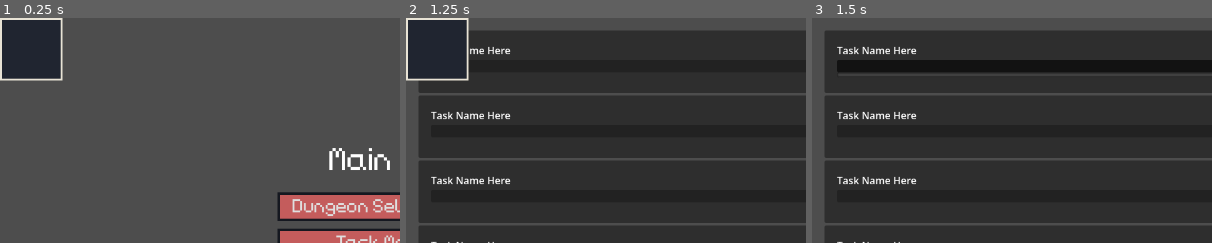
Above: before the commit, frames 1-3 (left to right).
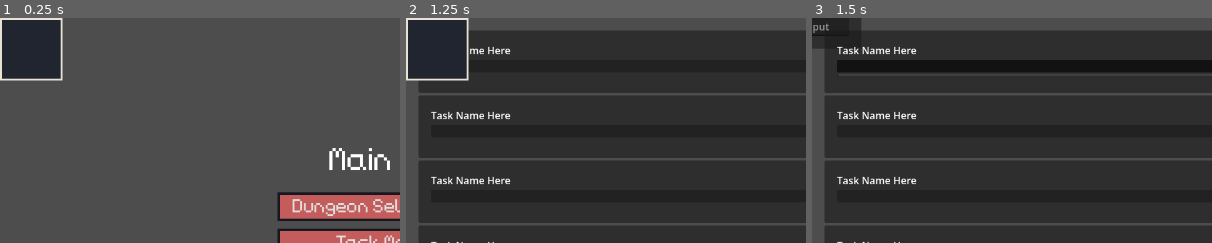
Above: after the commit, the same moments.

Repository: TheHumanMRP/RPG-Life-Tracker
Game: Godot game, scene res://Folders/Systems/Main/Scenes/main_scene.tscn
Same seed, same stepped clock (60 frames per second), same inputs: the game is played once before the commit and once after it. The engine's default icon, where the game draws it, is replaced by a stand-in: a white triangle on a blue panel in a dark square.
Inputs (mouse positions are % of the whole screen's width and height, from its top left):
- Up to frame 1 (0.25 s): no input
- Up to frame 2 (1.25 s): click "Task Manager" at 0.5 s
- Up to frame 3 (1.5 s): click (50, 11) at 1.27 s
The pictures show only the part of the screen within x 0-50%, y 0-50%; the shares and areas given below are measured in that part.

Frames 1-2 are identical in both runs. In frame 3, 0.9% of the frame differs, in the area x 0-13%, y 0-14%.
Error after the commit: Invalid access to property or key 'text_submitted' on a base object of type 'Nil'. (res://Folders/Systems/Input/Scripts/text_input_box.gd:7)

Commit message:
Auto commit at 2026-10-07 18:29:01

Diff:
--- a/Folders/Systems/Main/Scripts/main_scene.gd
+++ b/Folders/Systems/Main/Scripts/main_scene.gd
@@ -52,7 +52,9 @@
 	self.add_child(right_click_menu)
 
 func _add_text_input_box() -> void:
-	pass
+	var text_input_box: Node = _get_new_scene(Constants.PATH_TO_TEXT_INPUT_BOX)
+
+	self.add_child(text_input_box)
 
 func _add_conformation_input_box() -> void:
 	pass
